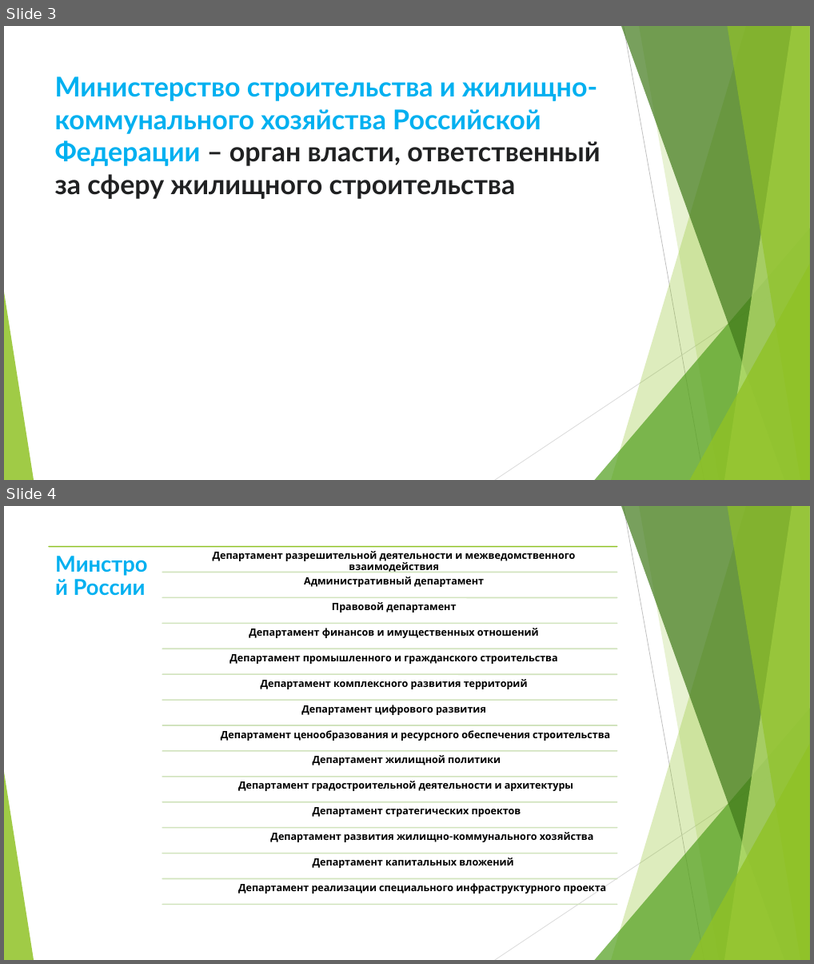
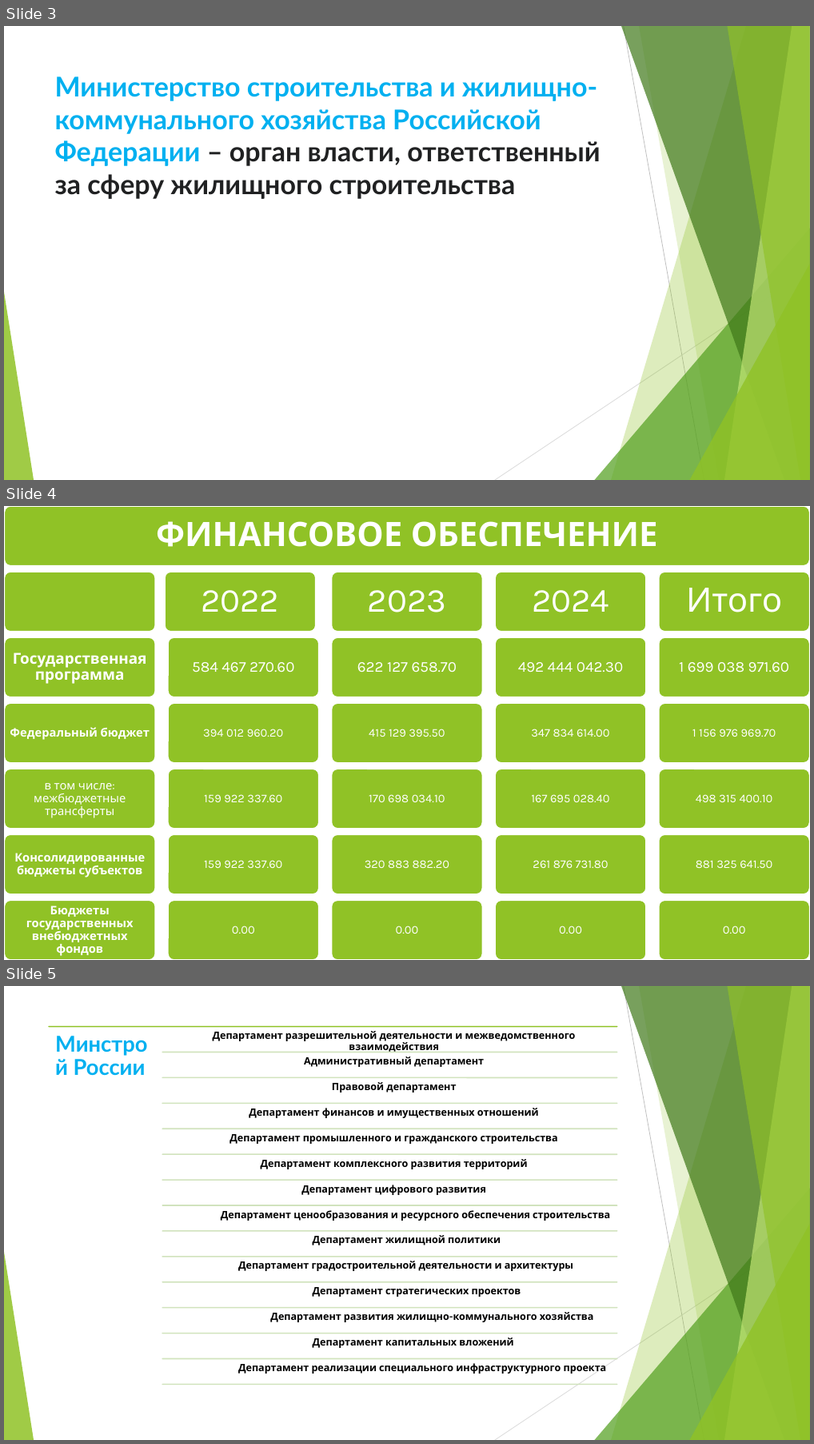
Before and after one commit to TupleTurtle/REU, a slide deck: Лукьянов.pptx. Shown one above the other, each under a label of ours: slides 3 and 4 before the commit, slides 3, 4 and 5 after it. The pictures are 814x964 and 814x1444 pixels, drawn with LibreOffice and Linux fonts; fonts in the diff are those of the drawing. Boxes give left, top, right and bottom in pixels: in the first picture for what was removed or moved away, otherwise in the second. Text is boxed around its words. In the diff, an @@ line names an element or a change of style, - is before the commit and + after.

```diff
--- a/Лукьянов.pptx
+++ b/Лукьянов.pptx
@@ slide 4 added at box(4, 506, 810, 960), background #FFFFFF @@
@@ group added at box(5, 506, 810, 960): 31 rounded rectangles, 30 texts @@
+ФИНАНСОВОЕ ОБЕСПЕЧЕНИЕ
+Государственная программа
+Федеральный бюджет
+в том числе: межбюджетные трансферты
+Консолидированные бюджеты субъектов
+Бюджеты государственных внебюджетных фондов
+2022
+584 467 270.60
+394 012 960.20
+159 922 337.60
+159 922 337.60
+0.00
+2023
+622 127 658.70
+415 129 395.50
+170 698 034.10
+320 883 882.20
+0.00
+2024
+492 444 042.30
+347 834 614.00
+167 695 028.40
+261 876 731.80
+0.00
+Итого
+1 699 038 971.60
+1 156 976 969.70
+498 315 400.10
+881 325 641.50
+0.00
@@ what was slide 4 is now slide 5 @@
```
Also in this commit, not shown: 1 slide changed, 2 other slides added.
